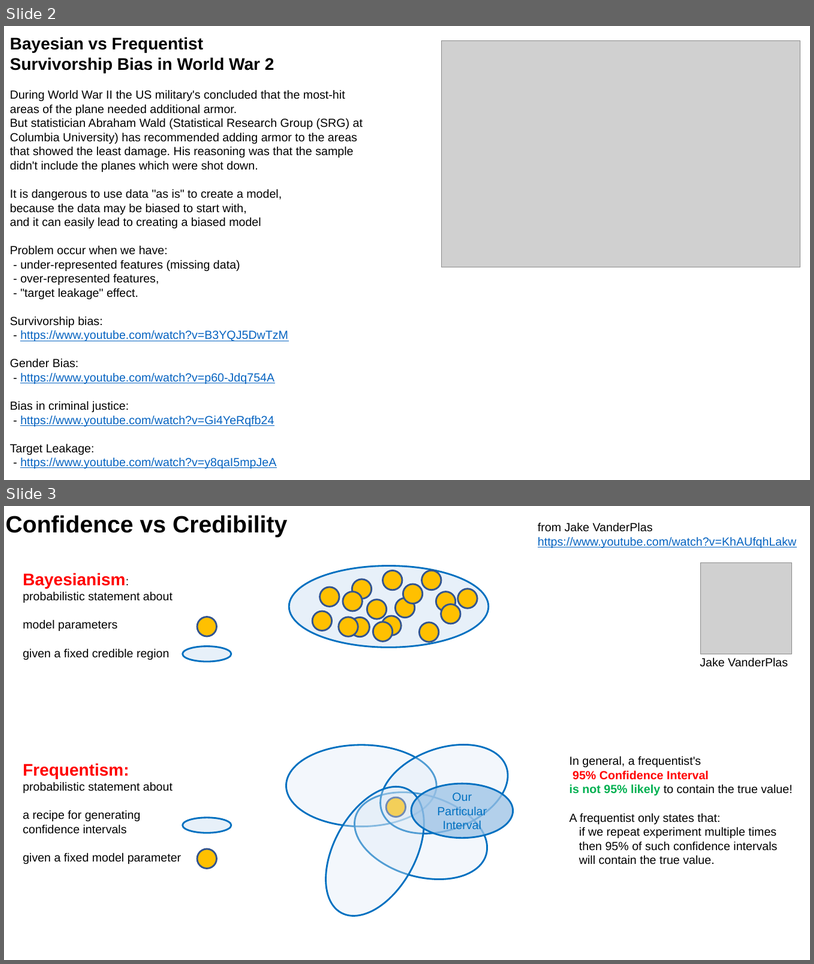
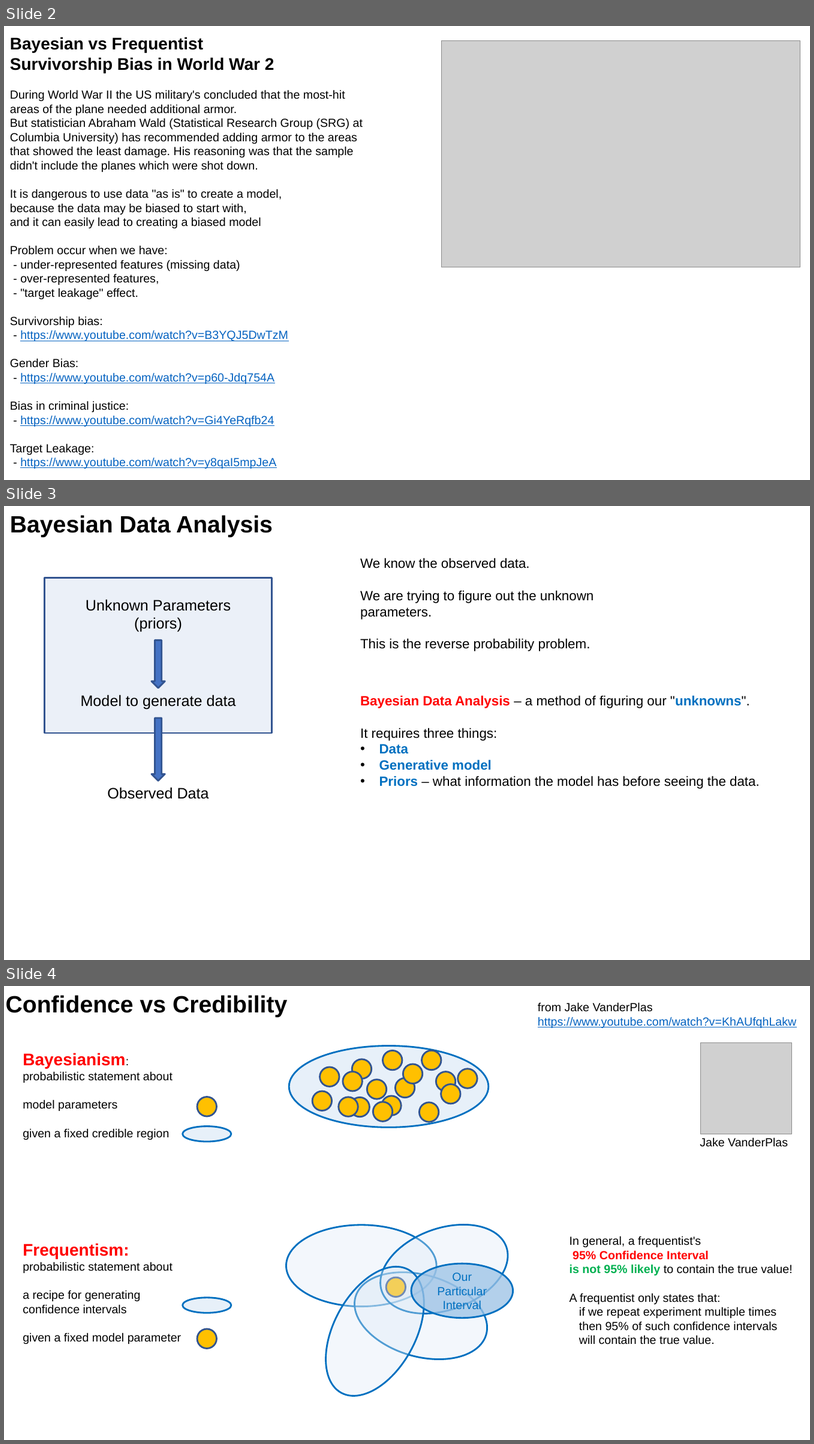
Before and after one commit to lselector/ml_ai_doc, a slide deck: statistics_08_Bayes_Bayesian.pptx. Shown one above the other, each under a label of ours: slides 2 and 3 before the commit, slides 2, 3 and 4 after it. The pictures are 814x964 and 814x1444 pixels, drawn with LibreOffice and Linux fonts; fonts in the diff are those of the drawing; grey boxes stand for pictures. Boxes give left, top, right and bottom in pixels: in the first picture for what was removed or moved away, otherwise in the second. Text is boxed around its words. In the diff, an @@ line names an element or a change of style, - is before the commit and + after.

```diff
--- a/statistics_08_Bayes_Bayesian.pptx
+++ b/statistics_08_Bayes_Bayesian.pptx
@@ slide 3 added at (4,506,810,960), background #FFFFFF @@
@@ text added at (10,515,273,537), 28 pt, text #000000, bold @@
+Bayesian Data Analysis
@@ text added at (360,558,594,651), 16 pt, text #000000 @@
+We know the observed data.
+We are trying to figure out the unknown parameters.
+This is the reverse probability problem.
@@ rectangle added at (45,577,272,733), fill #4472C4 at 10% opacity, outline #325491 2 pt @@
@@ text added at (86,599,231,632), 18 pt, text #000000 @@
+Unknown Parameters (priors)
@@ down arrow added at (152,640,165,688), fill #4472C4, outline #325491 2 pt @@
@@ text added at (81,694,236,709), 18 pt, text #000000 @@
+Model to generate data
@@ text added at (360,695,760,789), 16 pt, text #000000 @@
+Bayesian Data Analysis – a method of figuring our "unknowns".
+It requires three things:
+• Data
+• Generative model
+• Priors – what information the model has before seeing the data.
@@ down arrow added at (152,718,165,781), fill #4472C4, outline #325491 2 pt @@
@@ text added at (107,787,209,799), 18 pt, text #000000 @@
+Observed Data
@@ what was slide 3 is now slide 4 @@
```
Also in this commit, not shown: 2 slides changed.
